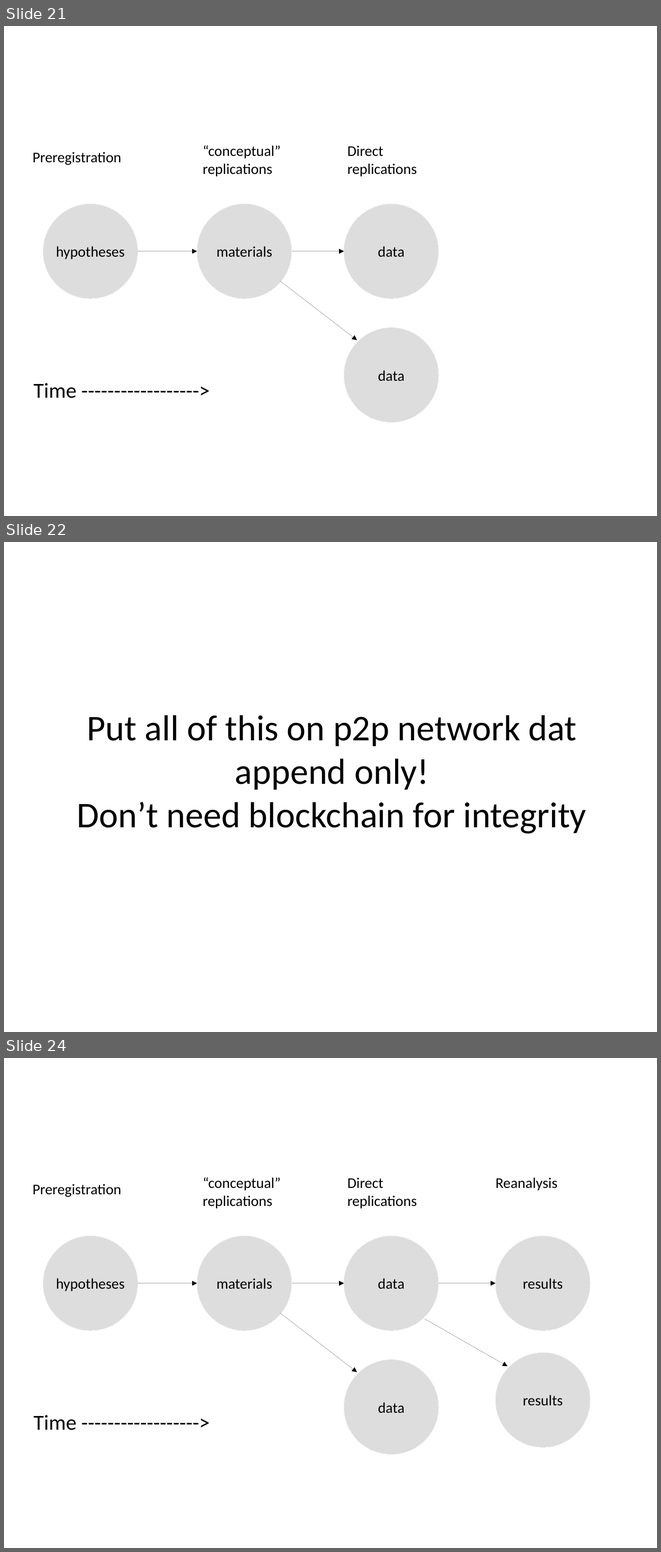
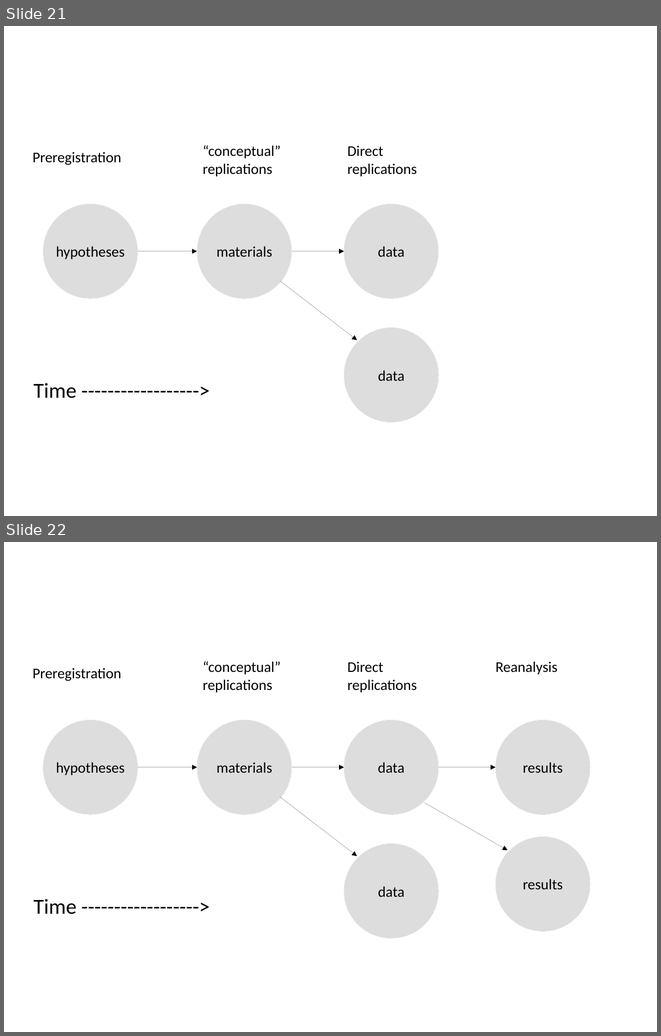
Before and after one commit to chartgerink/talks, a slide deck: 2016_2017/20170824ifla/presentation.odp. Shown one above the other, each under a label of ours: slides 21, 22 and 24 before the commit, slides 21 and 22 after it; the slides between them are not shown. The pictures are 661x1552 and 661x1036 pixels, drawn with LibreOffice and Linux fonts; fonts in the diff are those of the drawing. Boxes give left, top, right and bottom in pixels: in the first picture for what was removed or moved away, otherwise in the second. Text is boxed around its words. In the diff, an @@ line names an element or a change of style, - is before the commit and + after.

```diff
--- a/2016_2017/20170824ifla/presentation.odp
+++ b/2016_2017/20170824ifla/presentation.odp
@@ slide 22 removed at (x1=4, y1=542, x2=657, y2=1032), background #FFFFFF @@
@@ title removed at (x1=77, y1=715, x2=586, y2=834) @@
-Put all of this on p2p network dat
-append only!
-Don’t need blockchain for integrity
@@ what was slide 24 is now slide 22 @@
```
Also in this commit, not shown: 1 slide changed, 1 slide added, 9 other files.
